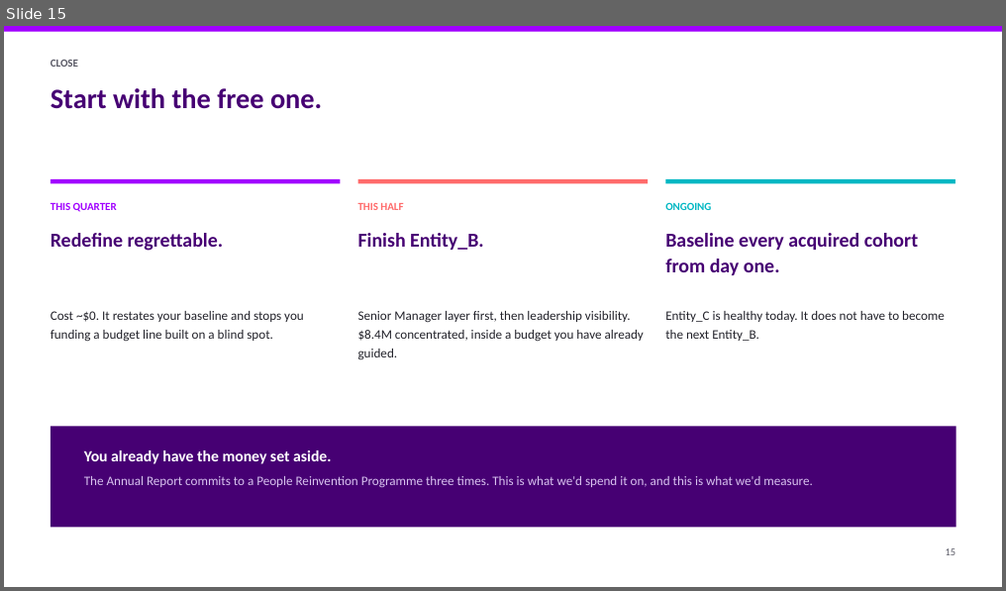
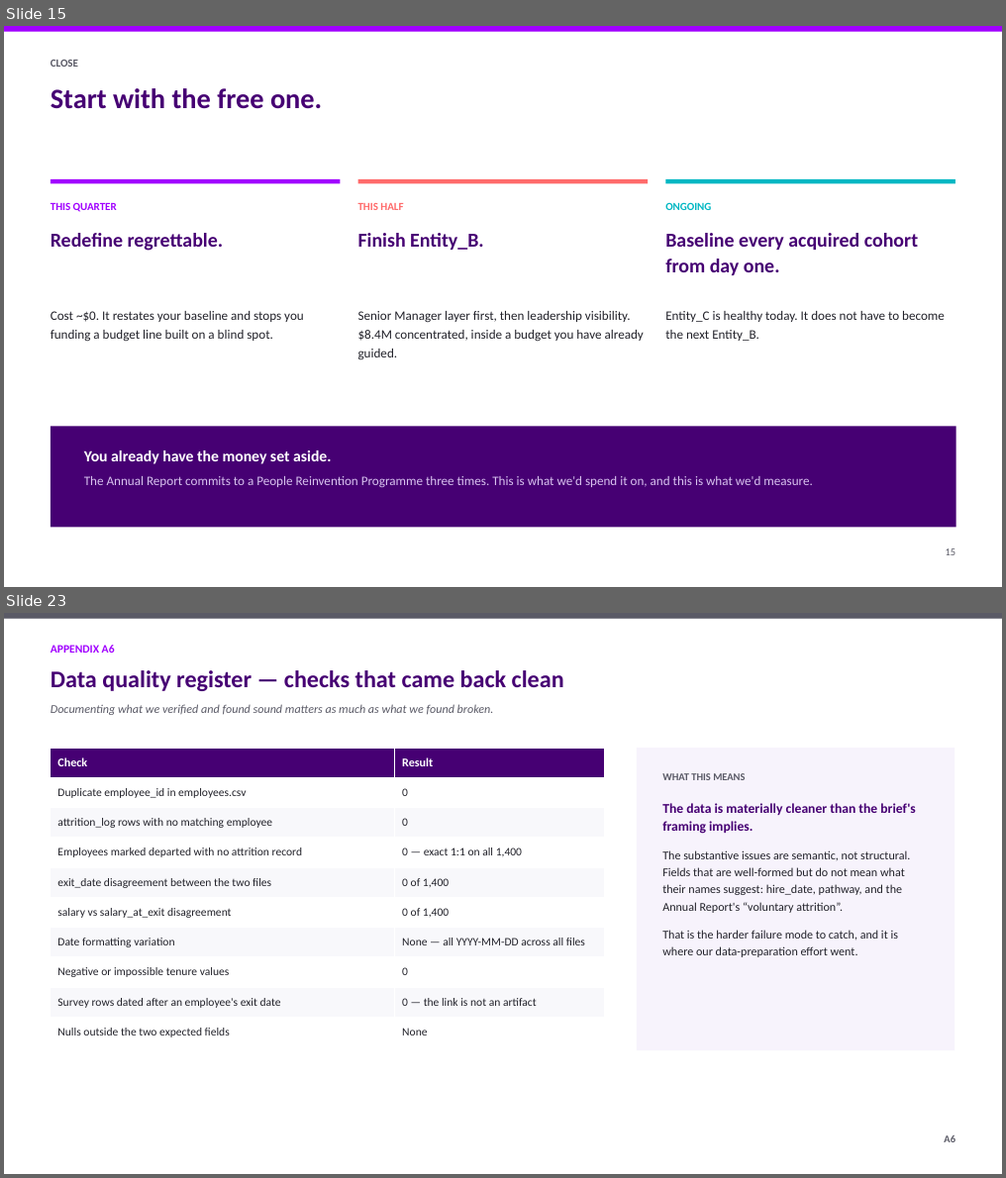
Before and after one commit to athxrva21/subaa_datathon, a slide deck: deck/NovaCorp_deck.pptx. Shown one above the other, each under a label of ours: slide 15 before the commit, slides 15 and 23 after it; the slides between them are not shown. The pictures are 1006x591 and 1006x1178 pixels, drawn with LibreOffice and Linux fonts; fonts in the diff are those of the drawing. Boxes give left, top, right and bottom in pixels: in the first picture for what was removed or moved away, otherwise in the second. Text is boxed around its words. In the diff, an @@ line names an element or a change of style, - is before the commit and + after.

Commit message:
feat(deck): add appendix A1-A14 and export full pdf

```diff
--- a/deck/NovaCorp_deck.pptx
+++ b/deck/NovaCorp_deck.pptx
@@ slide 23 added at (x1=4, y1=613, x2=1002, y2=1174), background #FFFFFF @@
@@ rectangle added at (x1=4, y1=613, x2=1002, y2=618), fill #5A5A66 @@
@@ text added at (x1=51, y1=645, x2=115, y2=653), 11 pt, text #A100FF, bold @@
+APPENDIX A6
@@ text added at (x1=51, y1=670, x2=564, y2=691), 23 pt, text #460073, bold @@
+Data quality register — checks that came back clean
@@ text added at (x1=51, y1=704, x2=494, y2=715), 11.5 pt, text #5A5A66, italic @@
+Documenting what we verified and found sound matters as much as what we found broken.
@@ table added at (x1=51, y1=748, x2=604, y2=1048), 10 rows, 2 columns @@
+Check | Result
+Duplicate employee_id in employees.csv | 0
+attrition_log rows with no matching employee | 0
+Employees marked departed with no attrition record | 0 — exact 1:1 on all 1,400
+exit_date disagreement between the two files | 0 of 1,400
+salary vs salary_at_exit disagreement | 0 of 1,400
+Date formatting variation | None — all YYYY-MM-DD across all files
+Negative or impossible tenure values | 0
+Survey rows dated after an employee's exit date | 0 — the link is not an artifact
+Nulls outside the two expected fields | None
@@ rectangle added at (x1=637, y1=748, x2=954, y2=1051), fill #F7F3FC @@
@@ text added at (x1=662, y1=773, x2=915, y2=958), 11.5 pt, text #22222A @@
+WHAT THIS MEANS
+The data is materially cleaner than the brief's framing implies.
+The substantive issues are semantic, not structural. Fields that are well-formed but do not mean what their names suggest: hire_date, pathway, and the Annual Report's “voluntary attrition”.
+That is the harder failure mode to catch, and it is where our data-preparation effort went.
@@ text added at (x1=944, y1=1136, x2=955, y2=1143), 10 pt, text #5A5A66, bold @@
+A6
```
Also in this commit, not shown: 16 other slides added, 3 other files.
